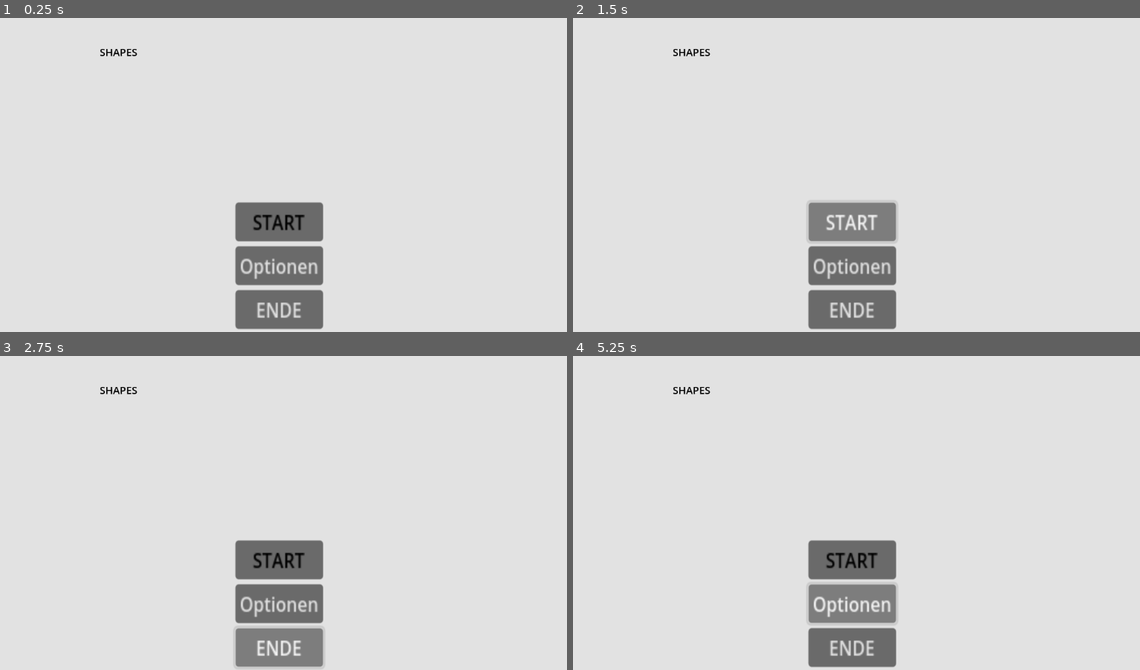
Above: before the commit, frames 1-4 (two rows, left to right).
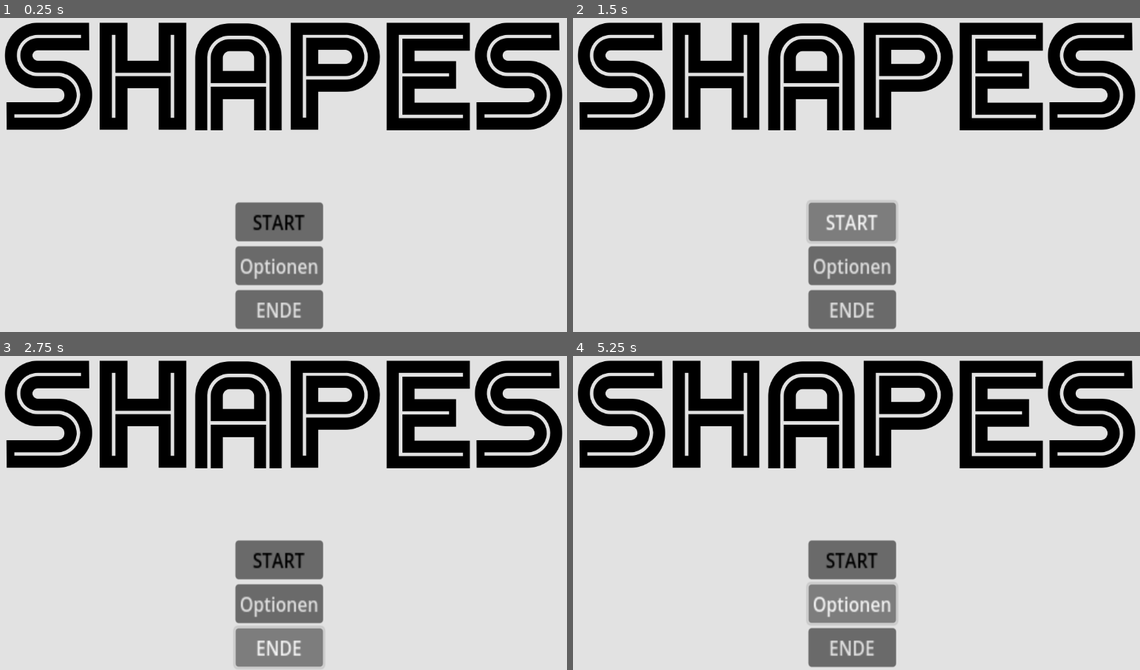
Above: after the commit, the same moments.

Repository: Bananainpyjama/Shapes
Game: Godot game, scene res://main_menu.tscn
Same seed, same stepped clock (60 frames per second), same inputs: the game is played once before the commit and once after it. The project has no main scene, so this scene is started directly.
Inputs:
- Up to frame 1 (0.25 s): no input
- Up to frame 2 (1.5 s): click "START" at 0.5 s; click "START" at 1.25 s
- Up to frame 3 (2.75 s): click "ENDE" at 2 s
- Up to frame 4 (5.25 s): click "ENDE" at 2.75 s; click "START" at 3.5 s; click "ENDE" at 4.25 s; click "Optionen" at 5 s

The runs differ from the first frame. In frame 1, 21% of the frame differs, in the area x 0-100%, y 1-36%; in frame 2, 21%; in frame 3, 21%; in frame 4, 21%.

Commit message:
lvl1

Diff:
--- /dev/null
+++ b/shapes/lvl_1.tscn
@@ -0,0 +1,3 @@
+[gd_scene format=3 uid="uid://lib5oy5xy3uf"]
+
+[node name="lvl1" type="Node2D"]
--- a/shapes/main_menu.tscn
+++ b/shapes/main_menu.tscn
@@ -1,4 +1,6 @@
-[gd_scene format=3 uid="uid://oy31ip0bvx8u"]
+[gd_scene load_steps=2 format=3 uid="uid://oy31ip0bvx8u"]
+
+[ext_resource type="FontFile" uid="uid://cx6i0qv7bwtwh" path="res://assets/Games.ttf" id="1_06t4h"]
 
 [node name="MainMenu" type="Node2D"]
 
@@ -11,12 +13,13 @@
 color = Color(0.886262, 0.886261, 0.886262, 1)
 
 [node name="Label" type="Label" parent="CanvasLayer"]
-offset_left = 225.0
-offset_top = 87.0
-offset_right = 299.0
-offset_bottom = 115.0
+offset_left = 35.0
+offset_top = 29.0
+offset_right = 1134.0
+offset_bottom = 371.0
 theme_override_colors/font_color = Color(0, 0, 0, 1)
-theme_override_font_sizes/font_size = 20
+theme_override_fonts/font = ExtResource("1_06t4h")
+theme_override_font_sizes/font_size = 300
 text = "SHAPES"
 
 [node name="VBoxContainer" type="VBoxContainer" parent="CanvasLayer"]
@@ -38,3 +41,5 @@
 [node name="Button3" type="Button" parent="CanvasLayer/VBoxContainer"]
 layout_mode = 2
 text = "ENDE"
+
+[node name="AudioStreamPlayer2D" type="AudioStreamPlayer2D" parent="."]
